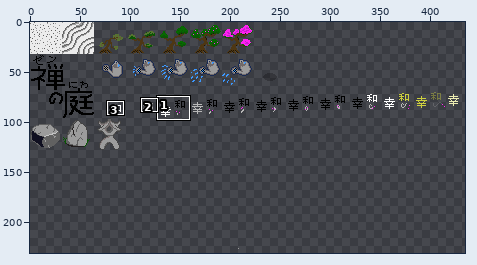
A sprite sheet gets an edit: src/data/image/2-tilesheet.png. The first picture is a wide view before the edit; the outline marks the close-up.
Close-up. Earlier state:
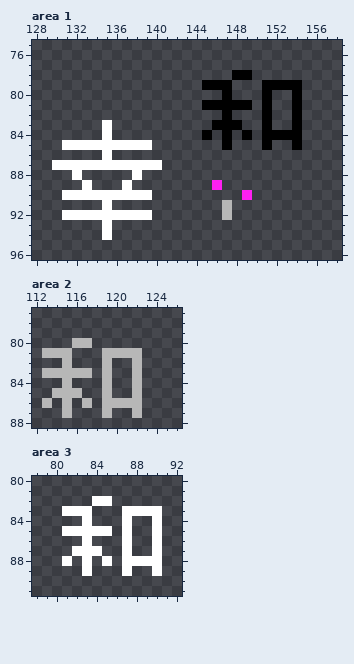
The file is 512x512 pixels. Shown: area 1: x 128..158, y 75..96; area 2: x 112..126, y 77..88; area 3: x 78..92, y 80..91. The wide view leaves out empty margins. The commit also changed other parts of the picture, which this record leaves out.
The same view after the edit:
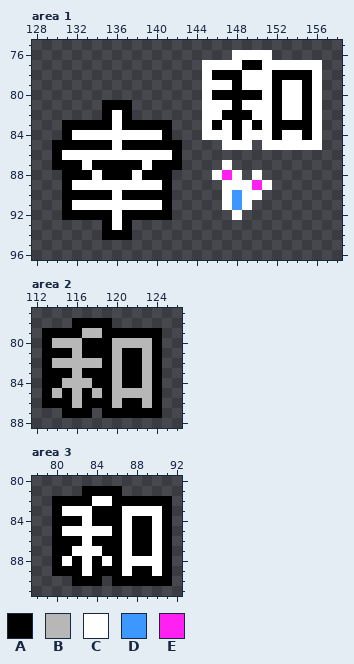
Palette (. is transparent): A #000000  B #b7b7b7  C #ffffff  D #3c98ff  E #ff20f1
The exact change:
--- area 1
@@ x 128..158 @@
 75 ...............................
-76 ...............................
-77 ...............................
-78 ....................AA.........
-79 .................AAA...AAAA....
-80 ...................A...A..A....
-81 .................AAAAA.A..A....
-82 ...................A...A..A....
-83 .......C..........AAA..A..A....
-84 .......C.........A.A.A.AAAA....
-85 ...CCCCCCCCC.......A...A..A....
-86 .......C.......................
-87 ..CCCCCCCCCCC..................
-88 ....C.....C....................
-89 .....C...C........E............
-90 ...CCCCCCCCC.........E.........
-91 .......C...........B...........
-92 ...CCCCCCCCC.......B...........
-93 .......C.......................
-94 .......C.......................
+76 ....................CCCC.......
+77 .................CCCCAACCCCCC..
+78 .................CAAACCCAAAAC..
+79 .................CCCACCCACCAC..
+80 .................CAAAAACACCAC..
+81 .......AAA.......CCCACCCACCAC..
+82 .......ACA.......CCAAACCACCAC..
+83 ...AAAAACAAAAA...CACACACAAAAC..
+84 ...ACCCCCCCCCA...CCCACCCACCAC..
+85 ..AAAAAACAAAAAA....CCC.CCCCCC..
+86 ..ACCCCCCCCCCCA................
+87 ..AAACAAAAACAAA....C...........
+88 ...AAACAAACAAA....CEC.C........
+89 ...ACCCCCCCCCA.....CCCEC.......
+90 ...AAAAACAAAAA.....CDCC........
+91 ...ACCCCCCCCCA.....CDC.........
+92 ...AAAAACAAAAA......C..........
+93 .......ACA.....................
+94 .......AAA.....................
 95 ...............................
--- area 2
@@ x 112..126 @@
 77 ...............
-78 ...............
-79 ...............
-80 ....BB.........
-81 .BBB...BBBB....
-82 ...B...B..B....
-83 .BBBBB.B..B....
-84 ...B...B..B....
-85 ..BBB..B..B....
-86 .B.B.B.BBBB....
-87 ...B...B..B....
+78 ....AAAA.......
+79 .AAAABBAAAAAA..
+80 .ABBBAAABBBBA..
+81 .AAABAAABAABA..
+82 .ABBBBBABAABA..
+83 .AAABAAABAABA..
+84 .AABBBAABAABA..
+85 .ABABABABBBBA..
+86 .AAABAAABAABA..
+87 ...AAA.AAAAAA..
 88 ...............
--- area 3
@@ x 78..92 @@
 80 ...............
-81 ...............
-82 ......CC.......
-83 ...CCC...CCCC..
-84 .....C...C..C..
-85 ...CCCCC.C..C..
-86 .....C...C..C..
-87 ....CCC..C..C..
-88 ...C.C.C.CCCC..
-89 .....C...C..C..
-90 ...............
+81 .....AAAA......
+82 ..AAAACCAAAAAA.
+83 ..ACCCAAACCCCA.
+84 ..AAACAAACAACA.
+85 ..ACCCCCACAACA.
+86 ..AAACAAACAACA.
+87 ..AACCCAACAACA.
+88 ..ACACACACCCCA.
+89 ..AAACAAACAACA.
+90 ....AAA.AAAAAA.
 91 ...............
Changed places in both close-ups, as pixel boxes (x1, y1, x2, y2):
changed: (52, 50, 322, 240)
changed: (42, 318, 162, 418)
added: (52, 486, 172, 586)
